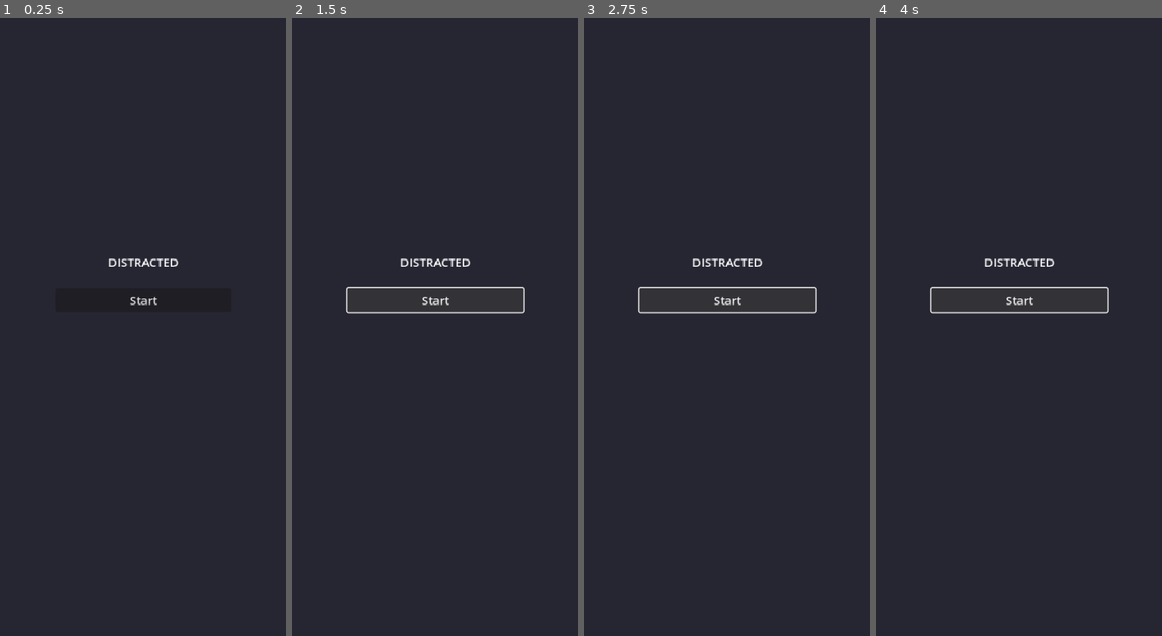
Above: before the commit, frames 1-4 (left to right).
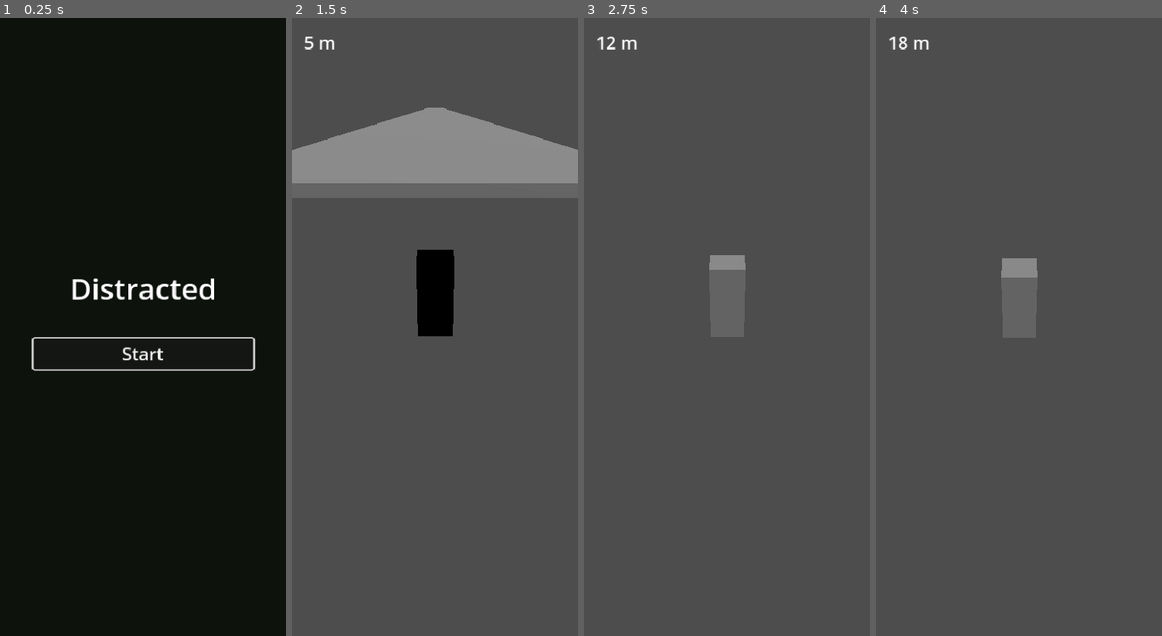
Above: after the commit, the same moments.

Repository: dzieciol-kamil/distracted
Game: Godot game, scene res://scenes/ui/main_menu.tscn
Two runs of this game, one before a commit and one after it. Both use one fixed random seed, a clock stepped at 60 frames per second and the inputs below.
Inputs (mouse positions are in pixels of both pictures, inside the frame that each line leads up to):
- Up to frame 1 (0.25 s): no input
- Up to frame 2 (1.5 s): click "Start" at 0.5 s; click (435, 302) at 1.25 s, where only the run before the commit has a clickable "Start"
- Up to frame 3 (2.75 s): click (727, 302) at 2 s, where only the run before the commit has a clickable "Start"
- Up to frame 4 (4 s): tap Enter at 2.75 s; hold E (check_phone) 2.78-3.53 s; tap Space (stop) at 3.6 s

The runs differ from the first frame. In frame 1, 98% of the frame differs, in the area x 0-100%, y 0-100%; in frame 2, 100%; in frame 3, 100%; in frame 4, 100%.
Error before the commit: Invalid call. Nonexistent function 'go_to' in base 'Node (scene_manager.gd)'. (res://scripts/ui/main_menu.gd:9)

Commit message:
feat(menu): main menu with Start button to game scene
Co-Authored-By: Claude Sonnet 4.6 <noreply@anthropic.com>

Diff:
--- a/src/scenes/ui/main_menu.tscn
+++ b/src/scenes/ui/main_menu.tscn
@@ -3,37 +3,33 @@
 [ext_resource type="Script" path="res://scripts/ui/main_menu.gd" id="1_menu"]
 
 [node name="MainMenu" type="Control"]
-layout_mode = 3
-anchors_preset = 15
 anchor_right = 1.0
 anchor_bottom = 1.0
 script = ExtResource("1_menu")
 
 [node name="Background" type="ColorRect" parent="."]
-layout_mode = 1
-anchors_preset = 15
 anchor_right = 1.0
 anchor_bottom = 1.0
-color = Color(0.15, 0.15, 0.2, 1)
+color = Color(0.05, 0.07, 0.05, 1)
 
 [node name="VBox" type="VBoxContainer" parent="."]
-layout_mode = 1
-anchors_preset = 8
 anchor_left = 0.5
 anchor_top = 0.5
 anchor_right = 0.5
 anchor_bottom = 0.5
-offset_left = -120.0
-offset_top = -100.0
-offset_right = 120.0
-offset_bottom = 100.0
-theme_override_constants/separation = 24
+offset_left = -150.0
+offset_top = -80.0
+offset_right = 150.0
+offset_bottom = 80.0
 
-[node name="Title" type="Label" parent="VBox"]
-layout_mode = 2
-text = "DISTRACTED"
+[node name="TitleLabel" type="Label" parent="VBox"]
+text = "Distracted"
+theme_override_font_sizes/font_size = 40
 horizontal_alignment = 1
 
-[node name="PlayButton" type="Button" parent="VBox"]
-layout_mode = 2
+[node name="Spacer" type="Control" parent="VBox"]
+custom_minimum_size = Vector2(0, 32)
+
+[node name="StartButton" type="Button" parent="VBox"]
 text = "Start"
+theme_override_font_sizes/font_size = 24
--- a/src/scripts/ui/main_menu.gd
+++ b/src/scripts/ui/main_menu.gd
@@ -1,9 +1,10 @@
 extends Control
 
-@onready var play_button: Button = $VBox/PlayButton
+@onready var _start_button: Button = $VBox/StartButton
 
 func _ready() -> void:
-	play_button.pressed.connect(_on_play_pressed)
+	_start_button.pressed.connect(_on_start_pressed)
+	_start_button.grab_focus()
 
-func _on_play_pressed() -> void:
-	SceneManager.go_to("game")
+func _on_start_pressed() -> void:
+	SceneManager.change_to("res://scenes/game/game.tscn")
